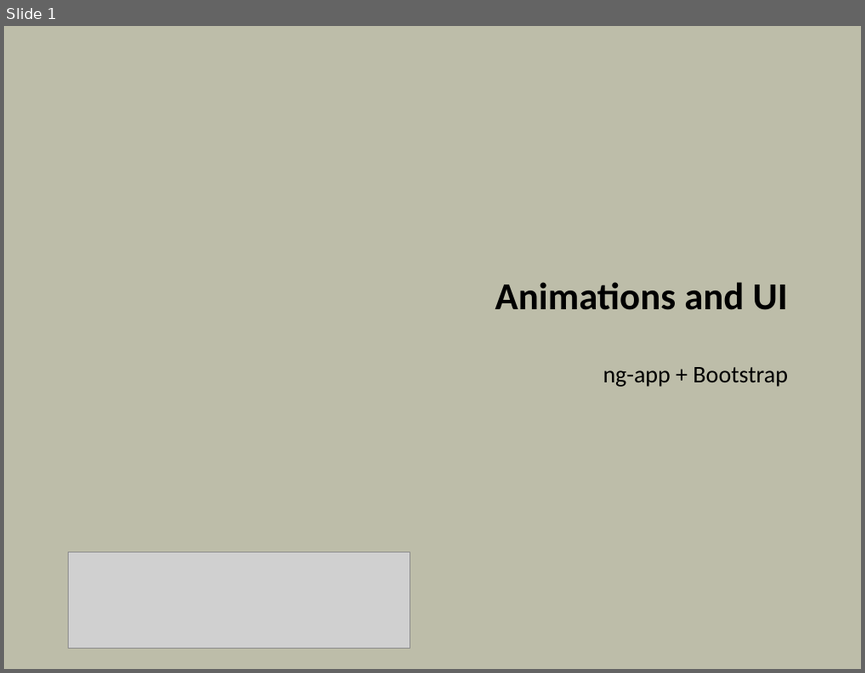
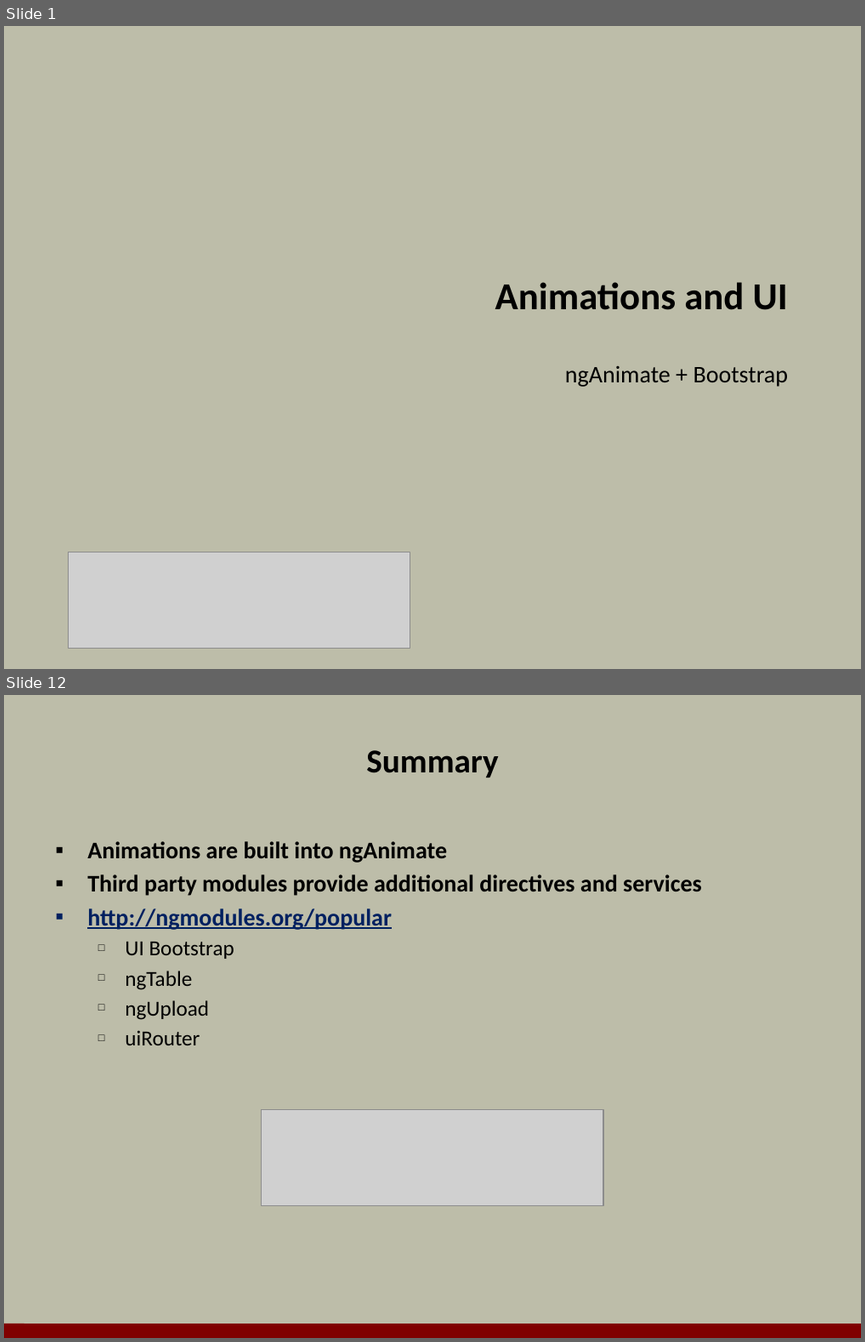
Before and after one commit to OdeToCode/classes, a slide deck: angularjs/slides/08_UI.pptx. Shown one above the other, each under a label of ours: slide 1 before the commit, slides 1 and 12 after it; the slides between them are not shown. The pictures are 865x673 and 865x1342 pixels, drawn with LibreOffice and Linux fonts; fonts in the diff are those of the drawing; grey boxes stand for pictures; background and template pictures are left out. Boxes give left, top, right and bottom in pixels: in the first picture for what was removed or moved away, otherwise in the second. Text is boxed around its words. In the diff, an @@ line names an element or a change of style, - is before the commit and + after.

```diff
--- a/angularjs/slides/08_UI.pptx
+++ b/angularjs/slides/08_UI.pptx
@@ slide 12 added at box(4, 695, 861, 1338), background #BDBDA9 @@
@@ title added at box(366, 750, 498, 777), 28 pt, text #000000, bold @@
+Summary
@@ text added at box(87, 841, 702, 1045), 20 pt, text #000000, bold @@
+▪ Animations are built into ngAnimate
+▪ Third party modules provide additional directives and services
+▪ http://ngmodules.org/popular
+  □ UI Bootstrap
+  □ ngTable
+  □ ngUpload
+  □ uiRouter
@@ picture added at box(262, 1109, 604, 1206) @@
@@ line added from (4, 1330) to (861, 1331), #800000 12 pt @@
@@ slide 1 changed as well @@
@@ subtitle at box(565, 366, 789, 386): text changed @@
-ng-app + Bootstrap
+ngAnimate + Bootstrap
```
Also in this commit, not shown: 10 other slides added, 1 slide removed, 38 other files.
